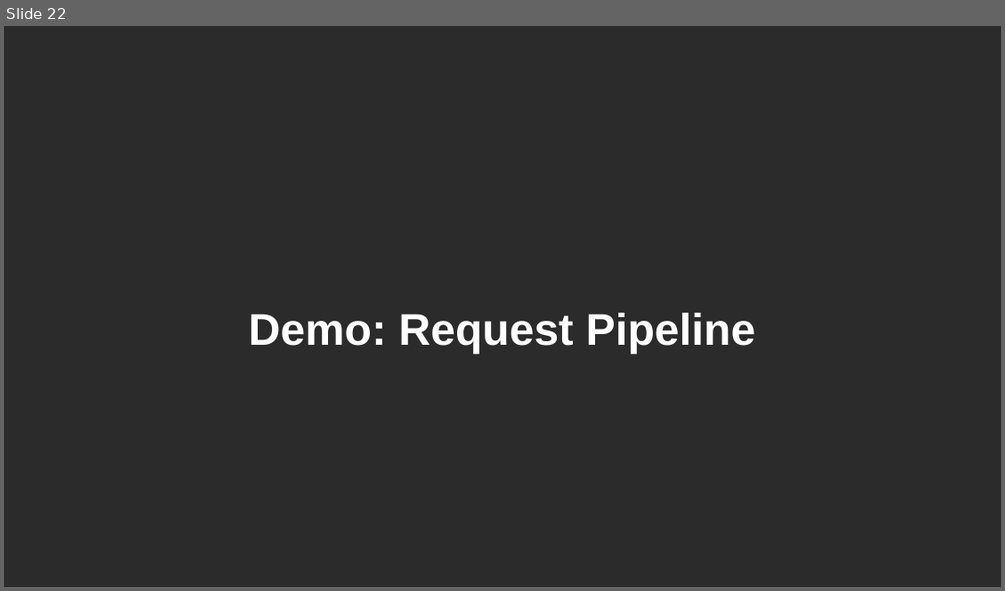
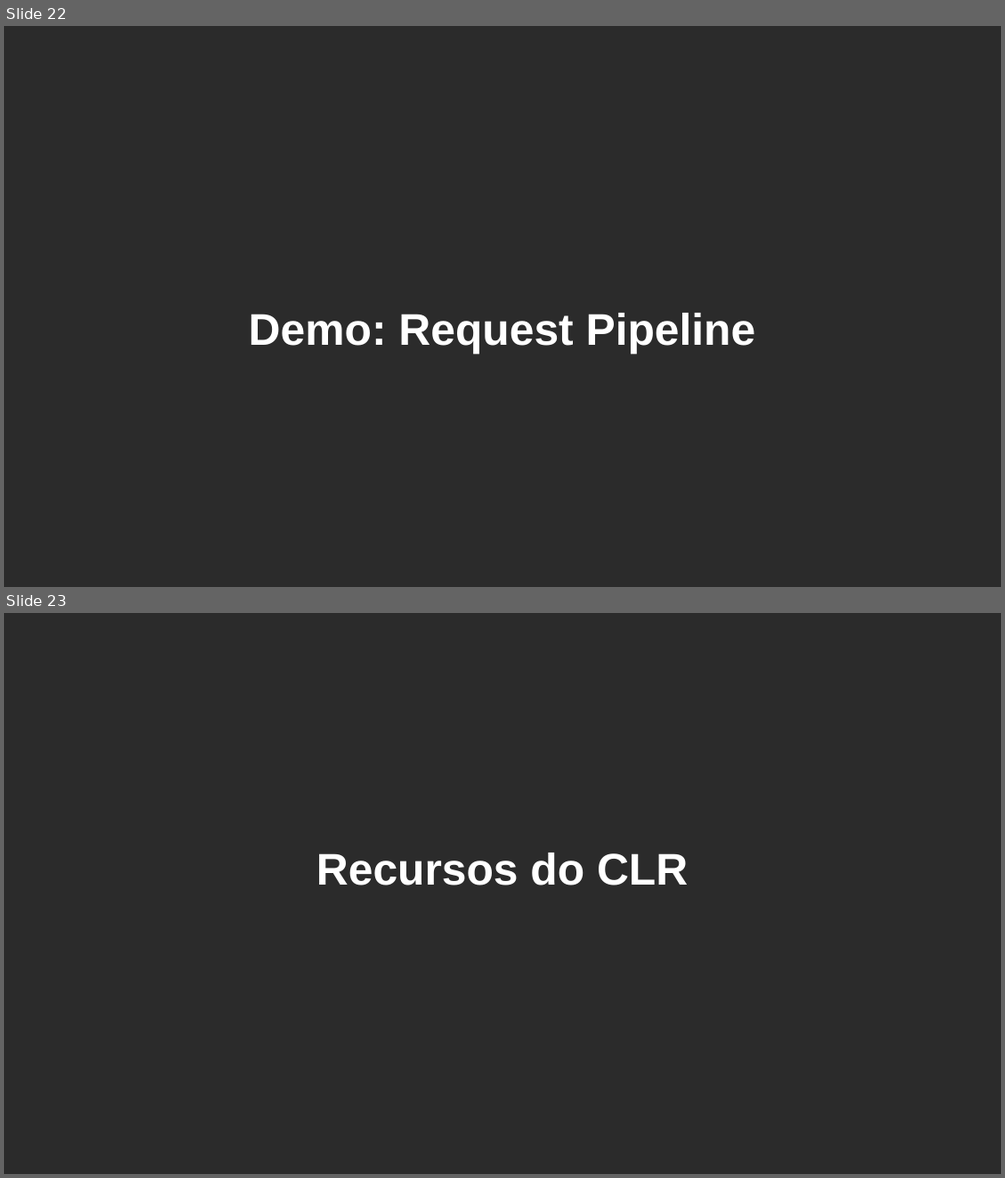
Before and after one commit to claudiogodoy99/curso-performance-dotnet, a slide deck: ppts/Fundamentos de Performance em .NET .pptx. Shown one above the other, each under a label of ours: slide 22 before the commit, slides 22 and 23 after it. The pictures are 1005x591 and 1005x1178 pixels, drawn with LibreOffice and Linux fonts; fonts in the diff are those of the drawing; background and template pictures are left out; a plain dark background stands for a picture behind light text. Boxes give left, top, right and bottom in pixels: in the first picture for what was removed or moved away, otherwise in the second. Text is boxed around its words. In the diff, an @@ line names an element or a change of style, - is before the commit and + after.

```diff
--- a/ppts/Fundamentos de Performance em .NET .pptx
+++ b/ppts/Fundamentos de Performance em .NET .pptx
@@ slide 23 added at [4, 613, 1001, 1174], background picture (left out) @@
@@ text added at [316, 852, 688, 885], 32 pt, text #FFFFFF, bold @@
+Recursos do CLR
```
Also in this commit, not shown: 1 slide changed, 22 other slides added, 3 other files.
